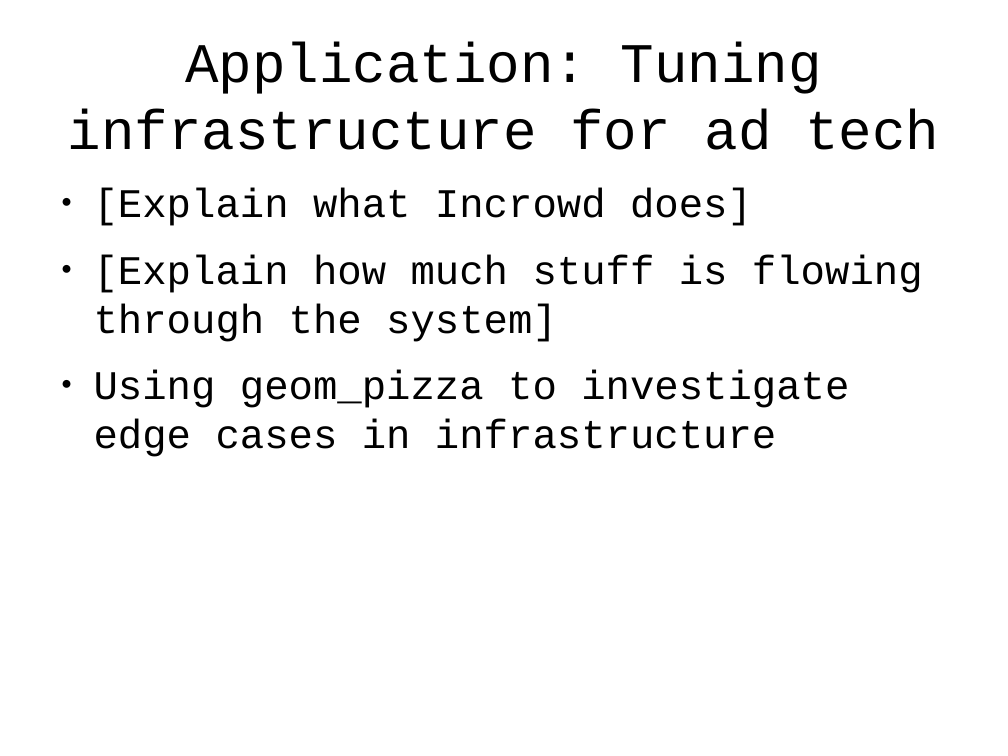
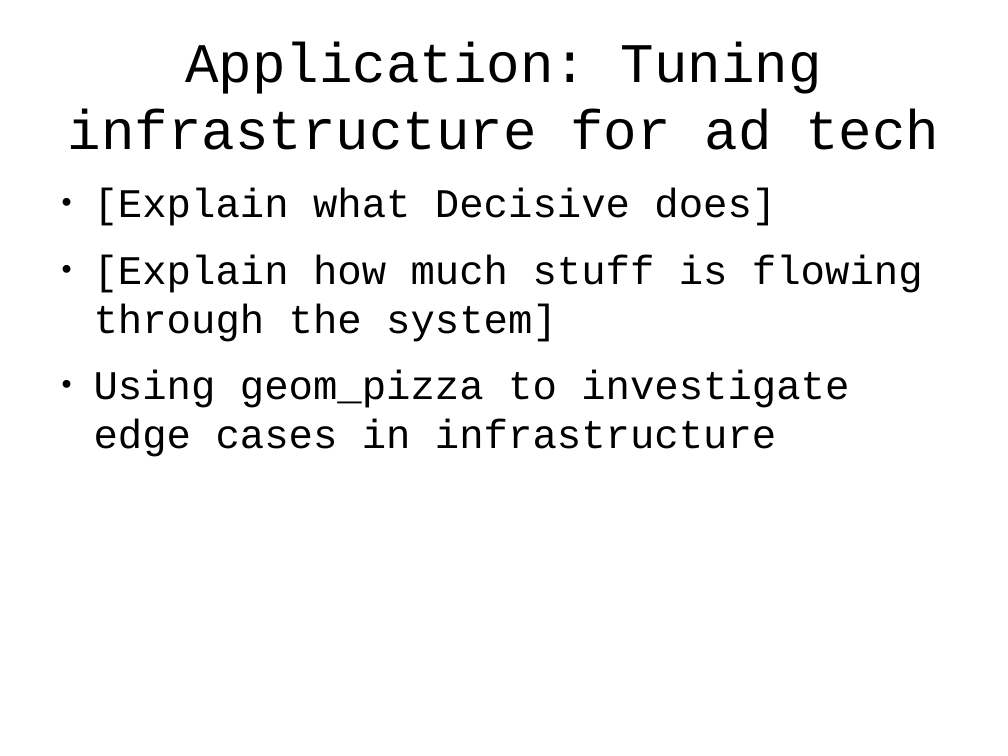
Before and after one commit to tlevine/gastronomification-big-data-talk, a slide deck: slide 8 of big-senses.odp (slide 6 before the commit). Drawn at 1008x756 pixels with LibreOffice and Linux fonts; fonts in the diff are those of the drawing; background and template pictures are left out. Boxes give left, top, right and bottom in pixels: in the first picture for what was removed or moved away, otherwise in the second. Text is boxed around its words. In the diff, an @@ line names an element or a change of style, - is before the commit and + after.

```diff
--- a/big-senses.odp
+++ b/big-senses.odp
@@ text at [94,188,776,226]: text changed @@
-● [Explain what Incrowd does]
+● [Explain what Decisive does]
```
Also in this commit, not shown: 2 slides added.
